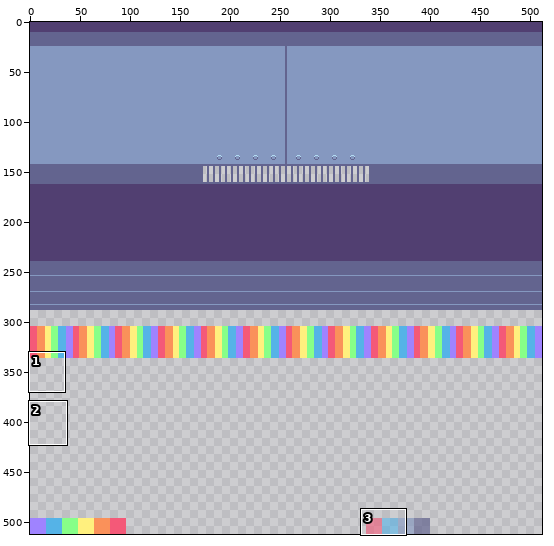
Pixel-art file, stored at characters/alien/materials/ufo.aseprite. Above: a wide view before the commit, with the close-up outlined.
Close-up. Before the commit:
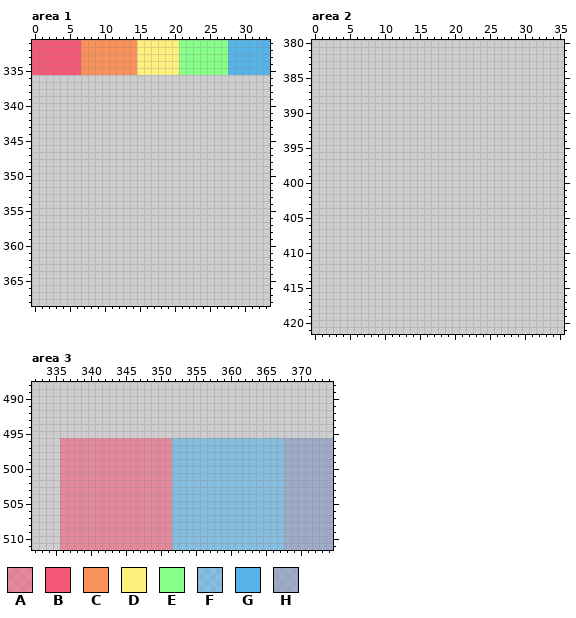
512x512 pixels, 1 frame. Shown: area 1: x 0..33, y 331..368; area 2: x 0..35, y 380..421; area 3: x 332..374, y 488..511.
Visible layers, top first: "emission", "alpha", "albedo".
Palette (. is transparent): A #f4597898  B #f45978  C #fa915a  D #fff07e  E #87ff88  F #55b3e798  G #55b3e7  H #8598c0a4
Pixels before, area 1, first column x 0:
331 BBBBBBBCCCCCCCCDDDDDDEEEEEEEGGGGGG
332 BBBBBBBCCCCCCCCDDDDDDEEEEEEEGGGGGG
333 BBBBBBBCCCCCCCCDDDDDDEEEEEEEGGGGGG
334 BBBBBBBCCCCCCCCDDDDDDEEEEEEEGGGGGG
335 BBBBBBBCCCCCCCCDDDDDDEEEEEEEGGGGGG
Pixels before, area 3, first column x 336:
496 AAAAAAAAAAAAAAAAFFFFFFFFFFFFFFFFHHHHHHH
497 AAAAAAAAAAAAAAAAFFFFFFFFFFFFFFFFHHHHHHH
498 AAAAAAAAAAAAAAAAFFFFFFFFFFFFFFFFHHHHHHH
499 AAAAAAAAAAAAAAAAFFFFFFFFFFFFFFFFHHHHHHH
500 AAAAAAAAAAAAAAAAFFFFFFFFFFFFFFFFHHHHHHH
501 AAAAAAAAAAAAAAAAFFFFFFFFFFFFFFFFHHHHHHH
502 AAAAAAAAAAAAAAAAFFFFFFFFFFFFFFFFHHHHHHH
503 AAAAAAAAAAAAAAAAFFFFFFFFFFFFFFFFHHHHHHH
504 AAAAAAAAAAAAAAAAFFFFFFFFFFFFFFFFHHHHHHH
505 AAAAAAAAAAAAAAAAFFFFFFFFFFFFFFFFHHHHHHH
506 AAAAAAAAAAAAAAAAFFFFFFFFFFFFFFFFHHHHHHH
507 AAAAAAAAAAAAAAAAFFFFFFFFFFFFFFFFHHHHHHH
508 AAAAAAAAAAAAAAAAFFFFFFFFFFFFFFFFHHHHHHH
509 AAAAAAAAAAAAAAAAFFFFFFFFFFFFFFFFHHHHHHH
510 AAAAAAAAAAAAAAAAFFFFFFFFFFFFFFFFHHHHHHH
511 AAAAAAAAAAAAAAAAFFFFFFFFFFFFFFFFHHHHHHH
Once edited:
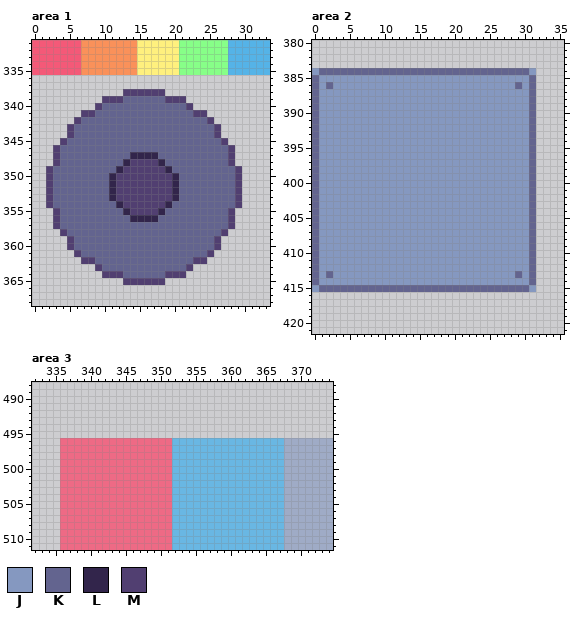
Colours new in this view: J #8598c0  K #63648f  L #32254b  M #513f71
Changes in this commit:
Colour A changes from #f4597898 to #f45978da.
Colour F changes from #55b3e798 to #55b3e7d5.
Area 1, layer "albedo":
There is now colour K in row 339 at x 13 to 18; in row 340 at x 10 to 21; in row 341 at x 9 to 22; in row 342 at x 7 to 24; in rows 343 to 344 at x 6 to 25; in row 345 at x 5 to 26.
There is now colour K in row 346 at x 4 to 27; in row 347 at x 4 to 13 and 18 to 27; in row 348 at x 4 to 12 and 19 to 27; in row 349 at x 3 to 11 and 20 to 28; in rows 350 to 353 at x 3 to 10 and 21 to 28; in row 354 at x 3 to 11 and 20 to 28.
There is now colour K in row 355 at x 4 to 12 and 19 to 27; in row 356 at x 4 to 13 and 18 to 27; in row 357 at x 4 to 27; in row 358 at x 5 to 26; in rows 359 to 360 at x 6 to 25; in row 361 at x 7 to 24.
There is now colour K in row 362 at x 9 to 22; in row 363 at x 10 to 21; in row 364 at x 13 to 18.
There is now colour L in row 347 at x 14 to 17; in row 348 at x 13 and 18; in row 349 at x 12 and 19; in rows 350 to 353 at x 11 and 20; in row 354 at x 12 and 19; in row 355 at x 13 and 18.
There is now colour L in row 356 at x 14 to 17.
There is now colour M in row 338 at x 13 to 18; in row 339 at x 10 to 12 and 19 to 21; in row 340 at x 9 and 22; in row 341 at x 7 to 8 and 23 to 24; in row 342 at x 6 and 25; in rows 343 to 344 at x 5 and 26.
There is now colour M in row 345 at x 4 and 27; in rows 346 to 347 at x 3 and 28; in row 348 at x 3, 14 to 17 and 28; in row 349 at x 2, 13 to 18 and 29; in rows 350 to 353 at x 2, 12 to 19 and 29; in row 354 at x 2, 13 to 18 and 29.
There is now colour M in row 355 at x 3, 14 to 17 and 28; in rows 356 to 357 at x 3 and 28; in row 358 at x 4 and 27; in rows 359 to 360 at x 5 and 26; in row 361 at x 6 and 25; in row 362 at x 7 to 8 and 23 to 24.
There is now colour M in row 363 at x 9 and 22; in row 364 at x 10 to 12 and 19 to 21; in row 365 at x 13 to 18.
Area 2, layer "albedo":
There is now colour J in row 384 at x 0 and 31; in row 385 at x 1 to 30; in row 386 at x 1, 3 to 28 and 30; in rows 387 to 412 at x 1 to 30; in row 413 at x 1, 3 to 28 and 30; in row 414 at x 1 to 30.
There is now colour J in row 415 at x 0 and 31.
There is now colour K in row 384 at x 1 to 30; in row 385 at x 0 and 31; in row 386 at x 0, 2, 29 and 31; in rows 387 to 412 at x 0 and 31; in row 413 at x 0, 2, 29 and 31; in row 414 at x 0 and 31.
There is now colour K in row 415 at x 1 to 30.
Boxes around the changes in both close-ups, in picture pixels (x1, y1, x2, y2):
added: (46, 89, 242, 285)
added: (312, 68, 536, 292)
changed: (60, 438, 284, 550)
